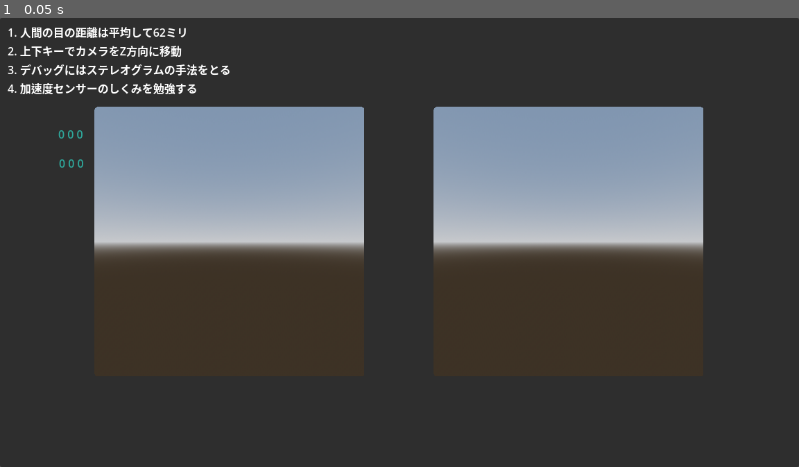
Above: before the commit, frame 1.
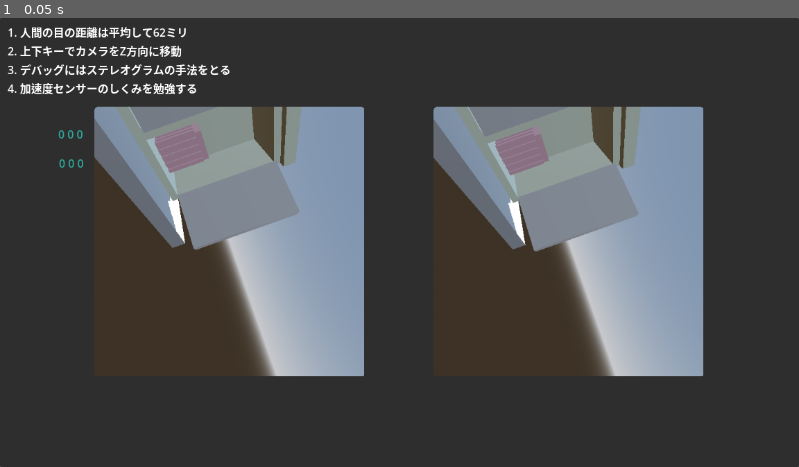
Above: after the commit, the same moment.

Repository: takuya-jazeera/VR_Godot_Jikken
Game: Godot game, scene res://Scenes/PostRender.tscn
The game is run twice, just before and just after one commit, with the same random seed, the same clock (stepped at 60 frames per second) and the same inputs.
Inputs:
- Up to frame 1 (0.05 s): no input

The runs differ from the first frame. In frame 1, 25% of the frame differs, in the area x 11-89%, y 19-80%.

Commit message:
add x axis view rotation

Diff:
--- a/Scenes/PostRender.tscn
+++ b/Scenes/PostRender.tscn
@@ -1,7 +1,7 @@
 [gd_scene load_steps=7 format=3 uid="uid://bx4phcteeknb0"]
 
 [ext_resource type="Script" path="res://Scripts/PostRender.gd" id="1_x02kn"]
-[ext_resource type="Shader" path="res://PostRender.gdshader" id="2_scgpo"]
+[ext_resource type="Shader" path="res://Shaders/PostRender.gdshader" id="2_scgpo"]
 [ext_resource type="PackedScene" uid="uid://beuygc2mv8n3k" path="res://Scenes/Main.tscn" id="3_owkpa"]
 
 [sub_resource type="ShaderMaterial" id="ShaderMaterial_iwhuk"]
@@ -59,10 +59,10 @@
 [node name="Main" parent="." instance=ExtResource("3_owkpa")]
 
 [node name="theta" type="Label" parent="."]
-offset_left = 94.0
-offset_top = 278.0
-offset_right = 134.0
-offset_bottom = 301.0
+offset_left = 305.0
+offset_top = 18.0
+offset_right = 345.0
+offset_bottom = 41.0
 label_settings = SubResource("LabelSettings_h1nx1")
 
 [connection signal="draw" from="." to="." method="_on_draw"]
--- a/Scripts/PostRender.gd
+++ b/Scripts/PostRender.gd
@@ -7,8 +7,9 @@
 @onready var debug_gyro = $gyro
 @onready var debug_theta = $theta
 
-var theta = 0.0
+var theta = PI
 var phi = 0.0
+var psi = 0.0
 var cameras = []
 
 # Called when the node enters the scene tree for the first time.
@@ -29,12 +30,14 @@
 	theta -= gyro.y * 0.1
 	phi -= gyro.x * 0.1
 	phi = clamp(phi, -PI * .5, PI * .5)
+	psi -= gyro.z * 0.05
 
-	var p = Quaternion(0.0,cos(theta*0.125),0.0,sin(theta*0.125))
+	var p = Quaternion(0.0,cos(theta*0.125 + PI * 0.5),0.0,sin(theta*0.125 + PI * 0.5))
 	var q = Quaternion(cos(phi*0.5 + PI * 0.5),0.0,0.0,sin(phi*0.5 + PI *0.5))
+	var r = Quaternion(0.0,0.0,cos(psi * 0.25 + PI * 0.25),sin(psi * 0.5 + PI * 0.5))
 
 	for cam in cameras :
-		cam.quaternion = p * q
+		cam.quaternion = p * r * q
 
 
 func _on_draw():
Renamed: MeshInstance3D.gd -> Scenes/MeshInstance3D.gd
Renamed: PostRender.gdshader -> Shaders/PostRender.gdshader
Not shown, changed: VR_Gekijo.apk
Not shown, changed: VR_Gekijo.apk.idsig
